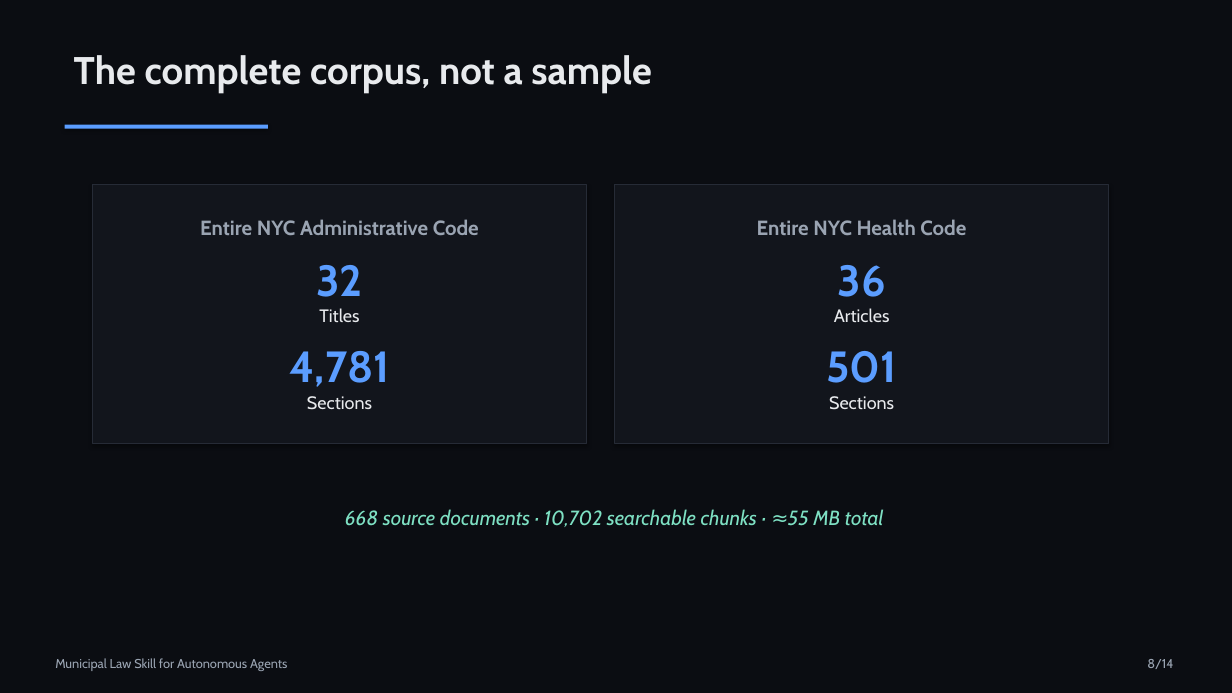
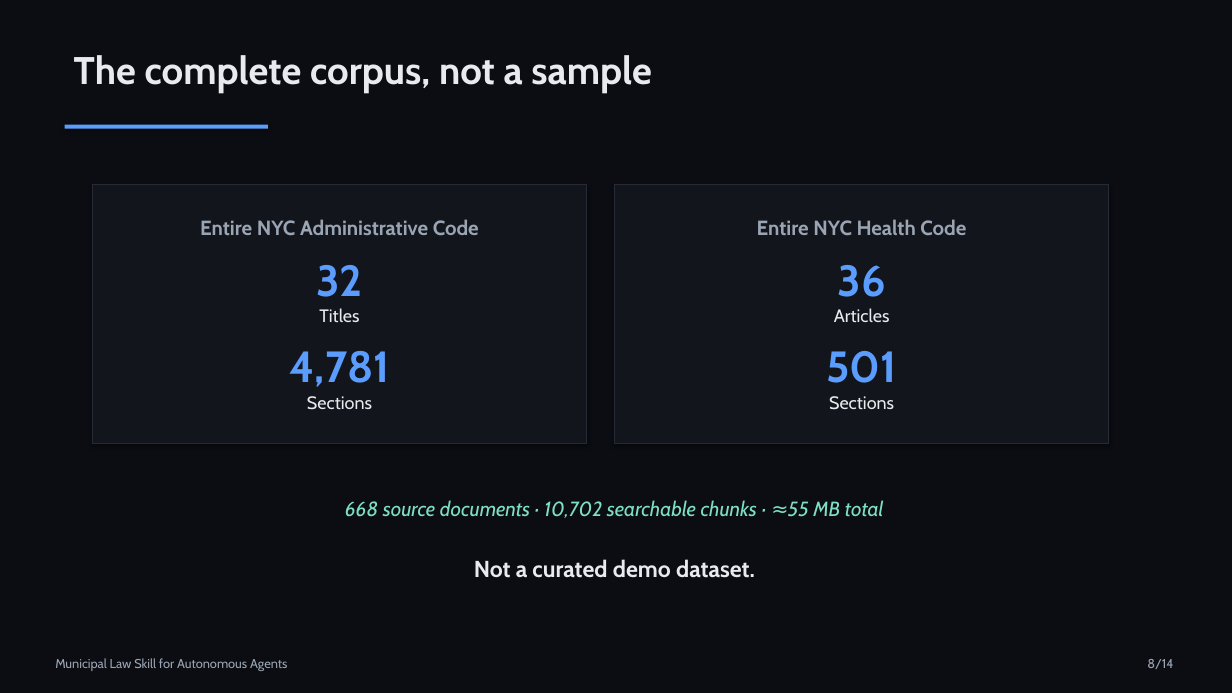
Before and after one commit to swamx/nanda-municipal-laws, a slide deck: slide 8 of docs/presentation/Municipal-Law-Skill.pptx. Drawn at 1232x693 pixels with LibreOffice and Linux fonts; fonts in the diff are those of the drawing. Boxes give left, top, right and bottom in pixels: in the first picture for what was removed or moved away, otherwise in the second. Text is boxed around its words. In the diff, an @@ line names an element or a change of style, - is before the commit and + after.

```diff
--- a/docs/presentation/Municipal-Law-Skill.pptx
+++ b/docs/presentation/Municipal-Law-Skill.pptx
@@ text "668 source documents · 10,702 ...": place and size @@
-text "668 source documents · 10,702 ..." at bbox=[345, 509, 884, 527]
+text "668 source documents · 10,702 ..." at bbox=[345, 500, 884, 518]
@@ text added at bbox=[474, 559, 755, 578], 18 pt, text #E8EAED, bold @@
+Not a curated demo dataset.
```
Also in this commit, not shown: 10 other slides changed, 9 other files.
